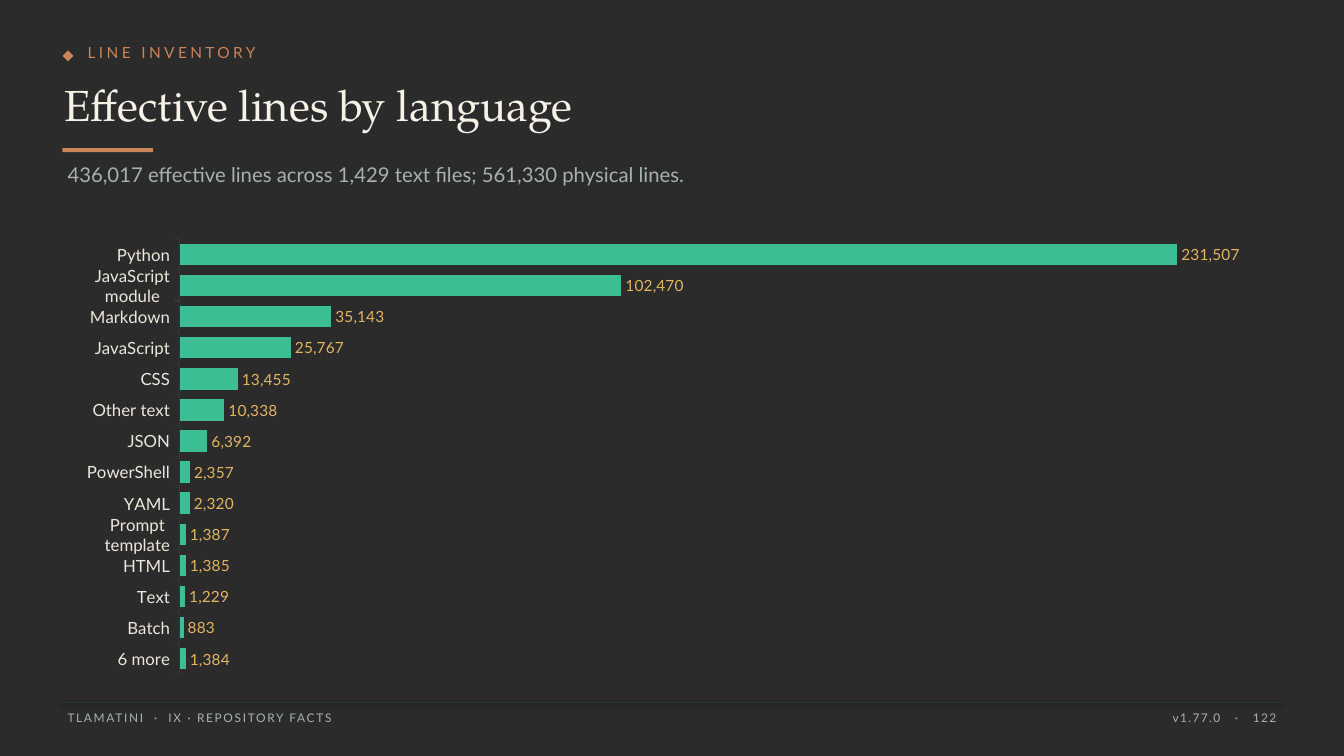
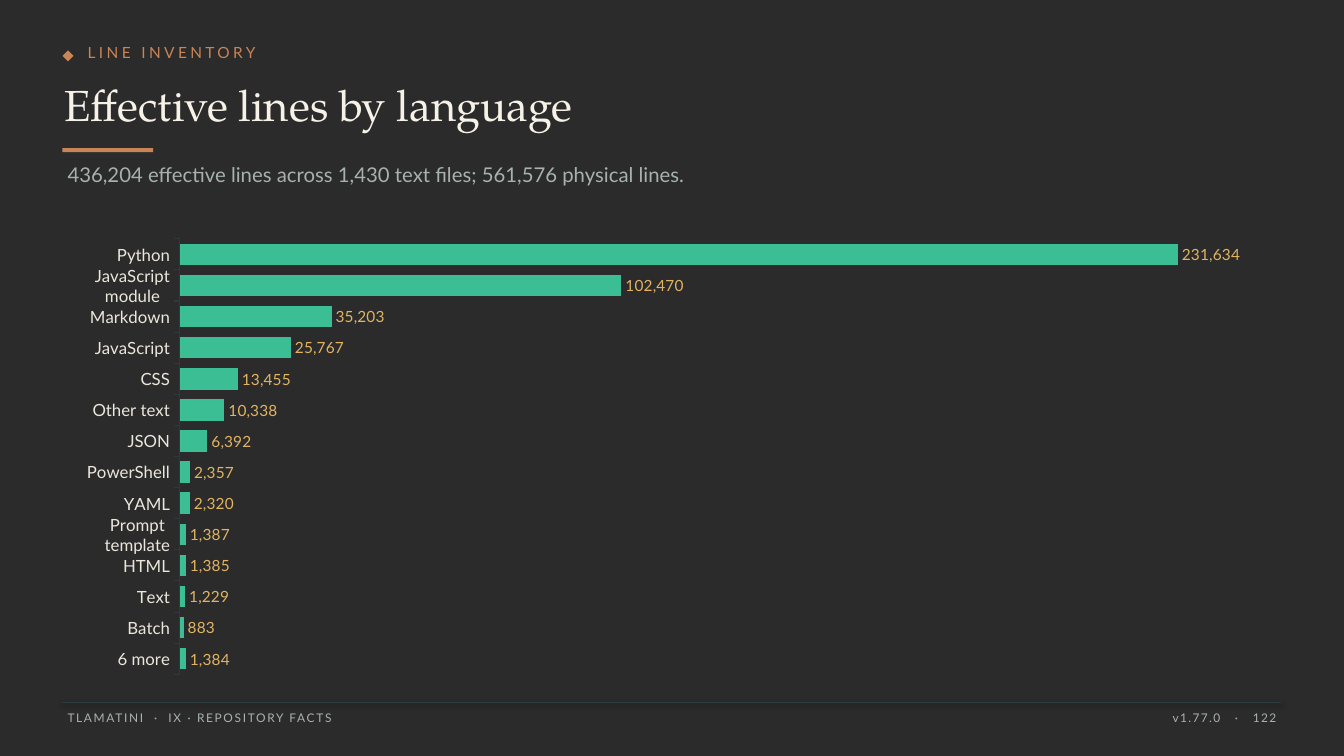
Before and after one commit to XAIHT/Tlamatini, a slide deck: slide 122 of Tlamatini_eXtended_Artificial_Intelligence_Humanly_Tempered.pptx. Drawn at 1344x756 pixels with LibreOffice and Linux fonts; fonts in the diff are those of the drawing; background and template pictures are left out; a plain dark background stands for a picture behind light text. Boxes give left, top, right and bottom in pixels: in the first picture for what was removed or moved away, otherwise in the second. Text is boxed around its words. In the diff, an @@ line names an element or a change of style, - is before the commit and + after.

```diff
--- a/Tlamatini_eXtended_Artificial_Intelligence_Humanly_Tempered.pptx
+++ b/Tlamatini_eXtended_Artificial_Intelligence_Humanly_Tempered.pptx
@@ text at box(68, 167, 684, 186): text changed @@
-436,017 effective lines across 1,429 text files; 561,330 physical lines.
+436,204 effective lines across 1,430 text files; 561,576 physical lines.
@@ bar chart at box(63, 230, 1281, 684) @@
@@ Series 1, Markdown: 35143 to 35203 @@
@@ Series 1, Python: 231507 to 231634 @@
```
Also in this commit, not shown: 32 other slides changed, 4 other files.
